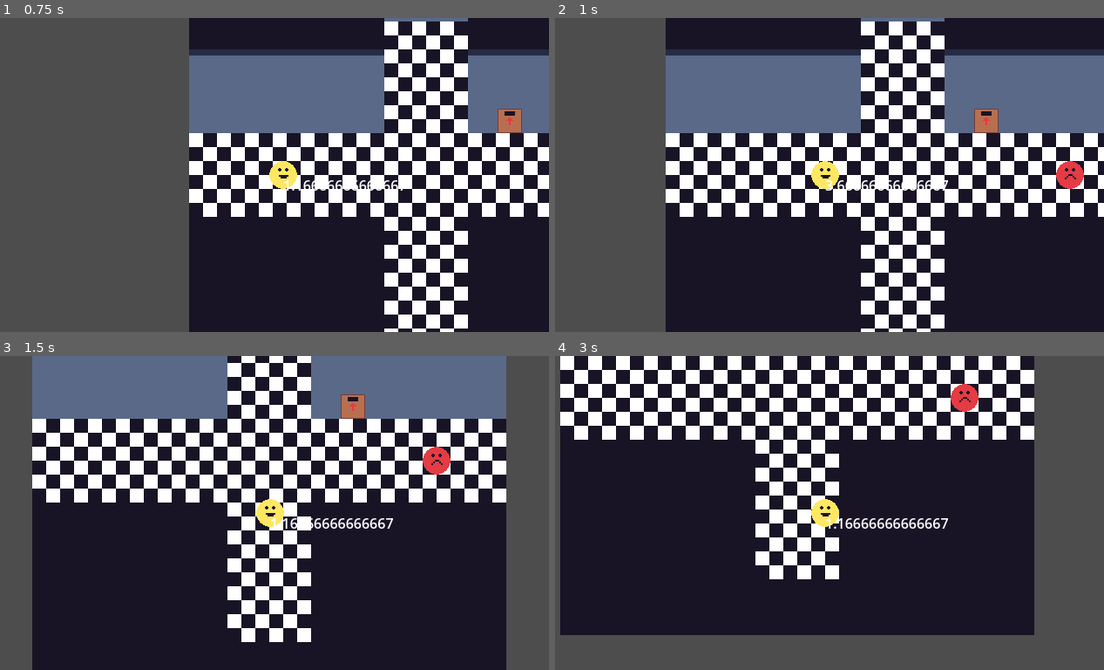
Above: before the commit, frames 1-4 (two rows, left to right).
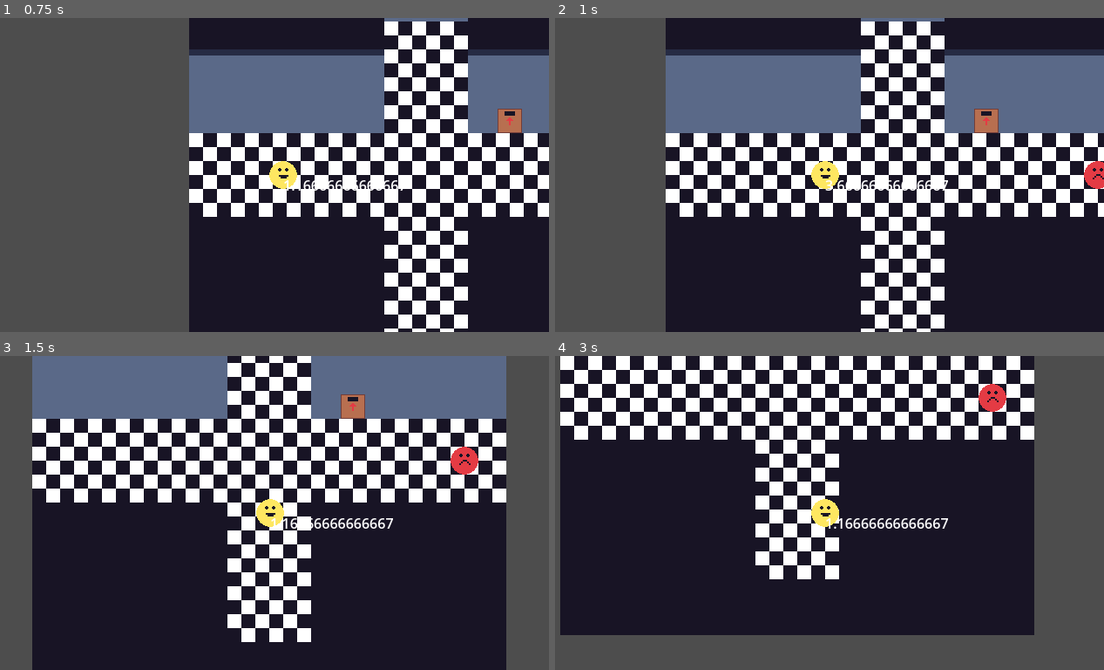
Above: after the commit, the same moments.

Repository: afreemanio/ggj-2024
Game: Godot game, scene res://world/world.tscn
The game is run twice, just before and just after one commit, with the same random seed, the same clock (stepped at 60 frames per second) and the same inputs.
Inputs (mouse positions are in pixels of both pictures, inside the frame that each line leads up to):
- Up to frame 1 (0.75 s): tap Enter (ui_accept) at 0.5 s; move the mouse to (395, 159) at 0.52 s; hold D (RIGHT) from 0.53 s (still down); tap Space (SPACE) at 0.6 s; click (395, 159) at 0.67 s
- Up to frame 2 (1 s): keep holding D (RIGHT); tap Enter (ui_accept) at 0.77 s
- Up to frame 3 (1.5 s): move the mouse to (159, 528) at 1.27 s; release D (RIGHT) at 1.28 s; hold S (DOWN) from 1.28 s (still down); tap Space (SPACE) at 1.35 s
- Up to frame 4 (3 s): tap Enter (ui_accept) at 1.52 s; move the mouse to (878, 443) at 2.02 s; release S (DOWN) at 2.03 s; hold D (RIGHT) 2.03-2.78 s; hold F 2.03-2.78 s; tap Space (SPACE) at 2.3, 2.85 s; move the mouse to (796, 575) at 2.77 s; hold W (UP) from 2.78 s (still down); click (796, 575) at 2.92 s

Frame 1 is identical in both runs. In frame 2, 0.6% of the frame differs, in the area x 91-100%, y 45-55%; in frame 3, 0.7%, in the area x 76-88%, y 28-38%; in frame 4, 0.7%.

Commit message:
feat: Added AudioManager singleton (with some annoying audio samples)

Diff:
--- /dev/null
+++ b/audio_manager/audio_manager.gd
@@ -0,0 +1,96 @@
+extends Node
+
+## This class we be a global singleton that can be used to queue and modify audio (SFX or music).
+## It will also be used to player layered music that can be faded in and out.
+
+## The number of total SFX players
+const SFX_PLAYER_COUNT : int = 5
+const SFX_BUS_NAME : StringName = "SFX"
+
+## Music players
+var music_player_primary : AudioStreamPlayer2D
+var music_player_secondary : AudioStreamPlayer2D
+const MUSIC_BUS_NAME : StringName = "Music"
+
+## Music filters
+const MUSIC_PLAYER_SECONDARY_FADE_DB : float = -40.0
+var filter_music_is_lowpassed : bool = false
+
+## The queue of SFX to play
+var sfx_players_queue : Array = []
+
+## The currently availale SFX players
+var sfx_players_available : Array = []
+
+func _ready() -> void:
+	# Init SFX players
+	for player in SFX_PLAYER_COUNT:
+		var new_player : AudioStreamPlayer2D = AudioStreamPlayer2D.new()
+		add_child(new_player)
+		sfx_players_available.append(new_player)
+		new_player.finished.connect(_on_sfx_finished.bind(new_player))
+		new_player.bus = SFX_BUS_NAME
+
+	# Init primary music player
+	music_player_primary = AudioStreamPlayer2D.new()
+	add_child(music_player_primary)
+	music_player_primary.bus = MUSIC_BUS_NAME
+
+	# Init secondary music player
+	music_player_secondary = AudioStreamPlayer2D.new()
+	add_child(music_player_secondary)
+	music_player_secondary.bus = MUSIC_BUS_NAME
+
+	# TODO: Remove
+	play_music_dual("res://placeholder/lead_place.mp3", "res://placeholder/drum_place.mp3")
+
+func _process(delta: float) -> void:
+	# TODO: REMOVE
+	if Input.is_action_just_pressed("DOWN"):
+		filter_music_primary_focus(true)
+	if Input.is_action_just_pressed("UP"):
+		filter_music_primary_focus(false)
+	if Input.is_action_just_pressed("LEFT"):
+		filter_music_lowpass(true)
+	if Input.is_action_just_pressed("RIGHT"):
+		filter_music_lowpass(false)
+
+	if not sfx_players_queue.is_empty() and not sfx_players_available.is_empty():
+		sfx_players_available[0].stream = load(sfx_players_queue.pop_front())
+		sfx_players_available[0].play()
+		sfx_players_available.pop_front()
+
+func _on_sfx_finished(player):
+	sfx_players_available.append(player)
+
+func play_sfx(sound : String) -> void:
+	sfx_players_queue.append(sound)
+
+func play_music_primary(music : String) -> void:
+	music_player_primary.stream = load(music)
+	music_player_primary.play()
+
+func play_music_secondary(music : String) -> void:
+	music_player_secondary.stream = load(music)
+	music_player_secondary.play()
+
+func play_music_dual(music_primary : String, music_secondary : String) -> void:
+	play_music_primary(music_primary)
+	play_music_secondary(music_secondary)
+
+func filter_music_primary_focus(enable : bool) -> void:
+	var music_tween : Tween = create_tween()
+	if enable:
+		music_tween.tween_property(music_player_secondary, "volume_db", MUSIC_PLAYER_SECONDARY_FADE_DB, 0.5).from(0.0)
+	else:
+		music_tween.tween_property(music_player_secondary, "volume_db", 0.0, 0.5).from(MUSIC_PLAYER_SECONDARY_FADE_DB)
+
+func filter_music_lowpass(enable : bool) -> void:
+	var index : int = AudioServer.get_bus_index(MUSIC_BUS_NAME)
+	if enable:
+		if not filter_music_is_lowpassed:
+			AudioServer.add_bus_effect(index, AudioEffectLowPassFilter.new(), 1)
+			filter_music_is_lowpassed = true
+	else:
+		AudioServer.remove_bus_effect(index, 1)
+		filter_music_is_lowpassed = false
--- /dev/null
+++ b/default_bus_layout.tres
@@ -0,0 +1,26 @@
+[gd_resource type="AudioBusLayout" load_steps=3 format=3 uid="uid://2y2054hkts0x"]
+
+[sub_resource type="AudioEffectCompressor" id="AudioEffectCompressor_8rbld"]
+resource_name = "Compressor"
+sidechain = &"SFX"
+
+[sub_resource type="AudioEffectLowPassFilter" id="AudioEffectLowPassFilter_owul1"]
+resource_name = "LowPassFilter"
+
+[resource]
+bus/1/name = &"SFX"
+bus/1/solo = false
+bus/1/mute = false
+bus/1/bypass_fx = false
+bus/1/volume_db = -5.93425
+bus/1/send = &"Master"
+bus/2/name = &"Music"
+bus/2/solo = false
+bus/2/mute = false
+bus/2/bypass_fx = false
+bus/2/volume_db = 0.0
+bus/2/send = &"Master"
+bus/2/effect/0/effect = SubResource("AudioEffectCompressor_8rbld")
+bus/2/effect/0/enabled = true
+bus/2/effect/1/effect = SubResource("AudioEffectLowPassFilter_owul1")
+bus/2/effect/1/enabled = true
--- a/laugh/laugh.gd
+++ b/laugh/laugh.gd
@@ -90,3 +90,6 @@
 		if body is PlaceholderEnemy:
 			print("AAAAA")
 			body.alert()
+
+	# TODO: Remove placehodler sound
+	AudioManager.play_sfx("res://placeholder/sound.wav")
--- a/project.godot
+++ b/project.godot
@@ -14,6 +14,10 @@
 run/main_scene="res://world/world.tscn"
 config/features=PackedStringArray("4.2", "GL Compatibility")
 config/icon="res://icon.svg"
+
+[autoload]
+
+AudioManager="*res://audio_manager/audio_manager.gd"
 
 [display]
 
--- a/world/world.tscn
+++ b/world/world.tscn
@@ -17,4 +17,4 @@
 layer_0/name = "Level"
 layer_0/tile_data = PackedInt32Array(262144, 196608, 0, 262145, 196608, 0, 262146, 196608, 0, 262147, 196608, 0, 262148 …(5505 unchanged characters)…
 layer_1/name = "Player"
-layer_1/tile_data = PackedInt32Array(327681, 1, 65536, 327694, 1, 131072)
+layer_1/tile_data = PackedInt32Array(327681, 1, 65536, 327695, 1, 131072)
Not shown, added: placeholder/drum_place.mp3.import
Not shown, added: placeholder/lead_place.mp3.import
Not shown, added: placeholder/music.wav.import
Not shown, added: placeholder/sound.wav.import
Not shown, added: placeholder/drum_place.mp3
Not shown, added: placeholder/lead_place.mp3
Not shown, added: placeholder/music.wav
Not shown, added: placeholder/sound.wav
